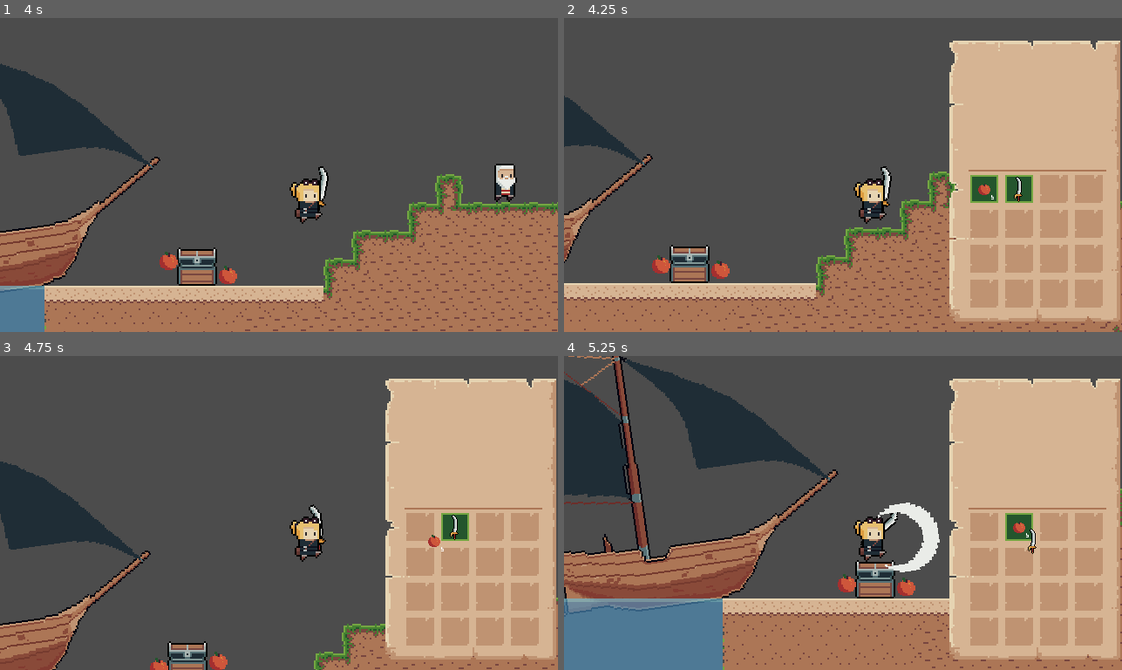
Above: before the commit, frames 1-4 (two rows, left to right).
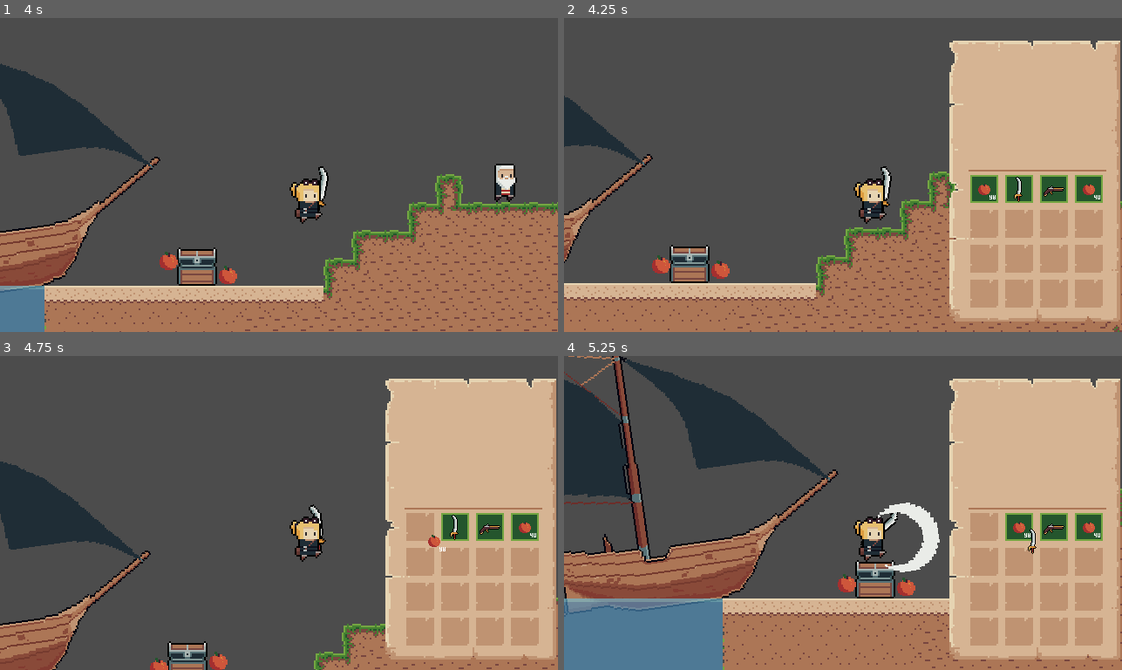
Above: after the commit, the same moments.

Repository: euphori/pirate-game
Game: Godot game, scene res://World.tscn
Same seed, same stepped clock (60 frames per second), same inputs: the game is played once before the commit and once after it.
Inputs (mouse positions are in pixels of both pictures, inside the frame that each line leads up to):
- Up to frame 1 (4 s): move the mouse to (401, 159) at 0.52 s; hold E (interact) 0.53-1.28 s; hold Right (ui_right) 0.53-2.03 s; click (401, 159) at 0.67 s; tap Space (jump) at 0.77, 1.52, 3.02, 3.77 s; move the mouse to (167, 190) at 1.27 s; tap E (interact) at 1.35, 2.85 s; click (167, 190) at 1.42 s; move the mouse to (334, 105) at 2.02 s; hold Left (ui_left) 2.03-2.78 s; hold E (interact) 2.03-2.78 s; click (334, 105) at 2.17 s; move the mouse to (251, 237) at 2.77 s; hold Right (ui_right) from 2.78 s (still down); click (251, 237) at 2.92 s; move the mouse to (446, 222) at 3.52 s; hold E (interact) from 3.53 s (still down); click (446, 222) at 3.67 s
- Up to frame 2 (4.25 s): keep holding Right (ui_right); keep holding E (interact); tap I (inventory) at 4.15 s
- Up to frame 3 (4.75 s): move the mouse to (418, 525) at 4.27 s; release Right (ui_right) at 4.28 s; release E (interact) at 4.28 s; hold Left (ui_left) from 4.28 s (still down); tap E (interact) at 4.35 s; click (418, 525) at 4.42 s; tap Space (jump) at 4.52 s
- Up to frame 4 (5.25 s): move the mouse to (1021, 525) at 5.02 s; release Left (ui_left) at 5.03 s; hold Right (ui_right) from 5.03 s (still down); hold E (interact) from 5.03 s (still down); click (1021, 525) at 5.17 s

Frame 1 is identical in both runs. In frame 2, 0.9% of the frame differs, in the area x 76-97%, y 50-59%; in frame 3, 0.9%; in frame 4, 0.9%.

Commit message:
basic inventory system done

Diff:
--- a/Inventory/Inventory.gd
+++ b/Inventory/Inventory.gd
@@ -7,8 +7,10 @@
 
 
 func _ready():
-	for inv_slot in inventory_slots.get_children():
-		inv_slot.connect("gui_input", self, "slot_gui_input", [inv_slot])
+	var slots = inventory_slots.get_children()
+	for i in range(slots.size()):
+		slots[i].connect("gui_input", self, "slot_gui_input", [slots[i]])
+		slots[i].slot_index = i
 	initialize_inventory()
 
 func initialize_inventory():
@@ -22,31 +24,53 @@
 		if event.button_index == BUTTON_LEFT and event.pressed:
 			if holding_item != null:
 				if !slot.item: #Place holding item to slot
-					slot.put_into_slot(holding_item)
-					holding_item = null
+					left_click_empty_slot(slot)
 				else: #swap holding item to slot
 					if holding_item.item_name != slot.item.item_name:
-						var temp_item = slot.item
-						slot.pick_from_slot()
-						temp_item.global_position = event.global_position
-						slot.put_into_slot(holding_item)
-						holding_item = temp_item
+						left_click_different_item(event, slot)
 					else:
-						var stack_size = int(JsonData.item_data[slot.item.item_name]["StackSize"])
-						var able_to_add = stack_size - slot.item.item_quantity
-						if able_to_add >= holding_item.item_quantity:
-							slot.item.add_item_quantity(holding_item.item_quantity)
-							holding_item.queue_free()
-							holding_item = null
-						else:
-							slot.item.add_item_quantity(able_to_add)
-							holding_item.subtract_item_quantity(able_to_add)
+						left_click_same_item(slot)
 			elif slot.item:
-				holding_item = slot.item
-				slot.pick_from_slot()
-				holding_item.global_position = get_global_mouse_position()
+				left_click_not_holding_item(slot)
 
 func _input(event):
 
 	if holding_item:
 		holding_item.global_position = get_global_mouse_position()
+
+
+func left_click_empty_slot(slot: SlotClass):
+	PlayerInventory.add_item_to_empty_slot(holding_item,slot)
+
+	slot.put_into_slot(holding_item)
+	holding_item = null
+
+func left_click_different_item(event: InputEvent, slot: SlotClass):
+	PlayerInventory.remove_item(slot)
+	PlayerInventory.add_item_to_empty_slot(holding_item, slot)
+
+	var temp_item = slot.item
+	slot.pick_from_slot()
+	temp_item.global_position = event.global_position
+	slot.put_into_slot(holding_item)
+	holding_item = temp_item
+
+func left_click_same_item(slot: SlotClass):
+	var stack_size = int(JsonData.item_data[slot.item.item_name]["StackSize"])
+	var able_to_add = stack_size - slot.item.item_quantity
+	if able_to_add >= holding_item.item_quantity:
+		PlayerInventory.add_item_quantity(slot, holding_item.item_quantity)
+		slot.item.add_item_quantity(holding_item.item_quantity)
+		holding_item.queue_free()
+		holding_item = null
+	else:
+		PlayerInventory.add_item_quantity(slot, able_to_add)
+		slot.item.add_item_quantity(able_to_add)
+		holding_item.subtract_item_quantity(able_to_add)
+
+func left_click_not_holding_item(slot: SlotClass):
+	PlayerInventory.remove_item(slot)
+
+	holding_item = slot.item
+	slot.pick_from_slot()
+	holding_item.global_position = get_global_mouse_position()
--- a/Inventory/Slot.gd
+++ b/Inventory/Slot.gd
@@ -9,7 +9,7 @@
 var ItemClass = preload("res://Inventory/Item.tscn")
 var item = null
 var new_item = null
-
+var slot_index
 
 func _ready():
 
--- a/PlayerInventory.gd
+++ b/PlayerInventory.gd
@@ -2,19 +2,29 @@
 
 
 const NUM_INVENTORY_SLOTS = 20
+const SlotClass = preload("res://Inventory/Slot.gd")
+const ItemClass = preload("res://Item.gd")
 
 var inventory = {
 
-	0:["Orange", 5], # --> slot index: [item_name , item_quantity]
-	1:["Sabre" , 1]
+	0:["Orange", 98], # --> slot index: [item_name , item_quantity]
+	1:["Sabre" , 1],
+	2:["Flintlock Pistol", 1],
+	3:["Orange", 40]
 }
 
 func add_item(item_name, item_quantity):
 	for item in inventory:
 		if inventory[item][0] == item_name:
-			#TODO: Check if slot is full
-			inventory[item][1] += item_quantity
-			return
+			var stack_size = int(JsonData.item_data[item_name]["StackSize"])
+			var able_to_add = stack_size - inventory[item][1]
+
+			if able_to_add >= item_quantity :
+				inventory[item][1] += item_quantity
+				return
+			else:
+				inventory[item][1] += able_to_add
+				item_quantity = item_quantity - able_to_add
 
 	#item doesnt exist in inventory yet, so add it on an empty slot
 
@@ -22,3 +32,12 @@
 		if inventory.has(i) == false:
 			inventory[i] = [item_name, item_quantity]
 			return
+
+func add_item_to_empty_slot(item: ItemClass, slot: SlotClass):
+	inventory[slot.slot_index] = [item.item_name, item.item_quantity]
+
+func remove_item(slot:SlotClass):
+	inventory.erase(slot.slot_index)
+
+func add_item_quantity(slot:SlotClass , quantity_to_add):
+	inventory[slot.slot_index][1] += quantity_to_add
